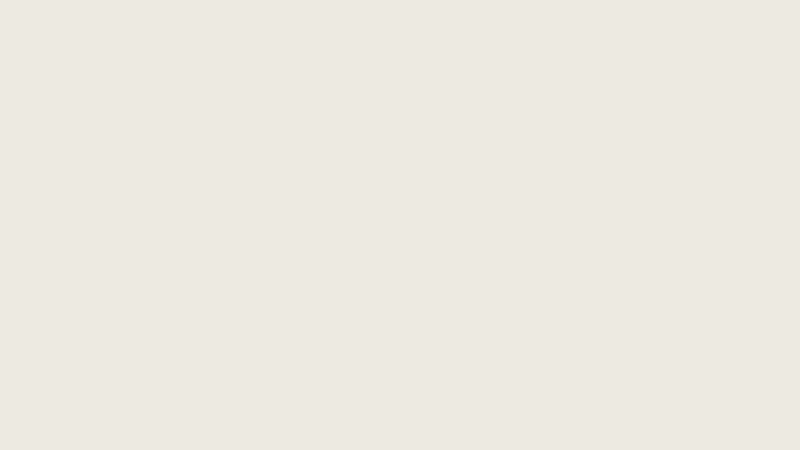
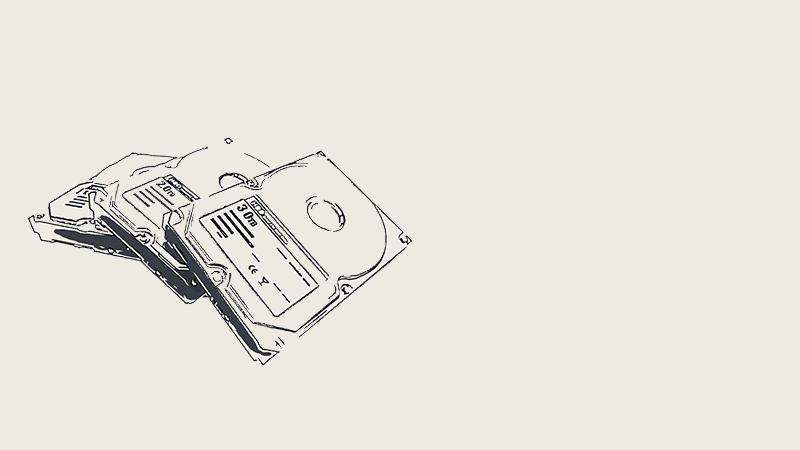
Before/after of a 800 × 450 layered artwork. What changed in the layer stack:
added layer "IMG_1332" above "bg" over (28, 137, 412, 366)
